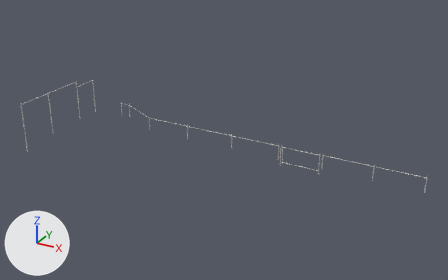
An edit to the FBX model Steel Heel Jam/Assets/Art/Meshes/Powerhouse/SM_Metal_01.fbx, drawn before and after from the same camera.
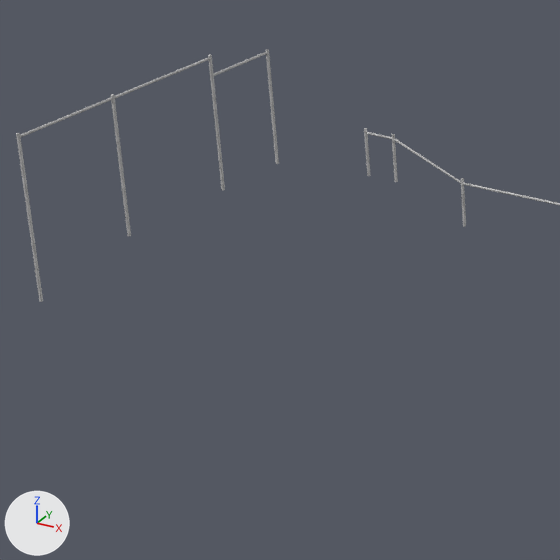
Each version is shown whole from a 50 mm camera at (60.1, -111.4, 66.8) aimed at (1.8, -5.4, 13.8), then close up on the part from 4% to 40% of the width and 23% to 81% of the height. Lighting does not change. The marker at lower left points along +X, +Y and +Z. Vertices at the same position are counted once.

The older version as bpy lines, for what is in view:
```python
me_plane_009 = bpy.data.meshes.new('Plane.009')
me_plane_009.from_pydata(...)  # 304 vertices, 240 faces; spans x -41.4..40.9, y -20.2..14.4, z 0.5..19.1
me_plane_009.materials.append(mat_m_metal_01)  # picture img_t_road_01_d_png
ob_sm_metal_01 = bpy.data.objects.new('SM_Metal_01', me_plane_009)
ob_sm_metal_01.location = (0.0, 0.0, 0.0)
```
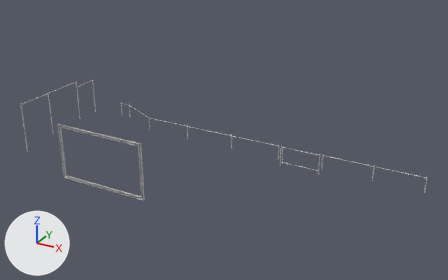
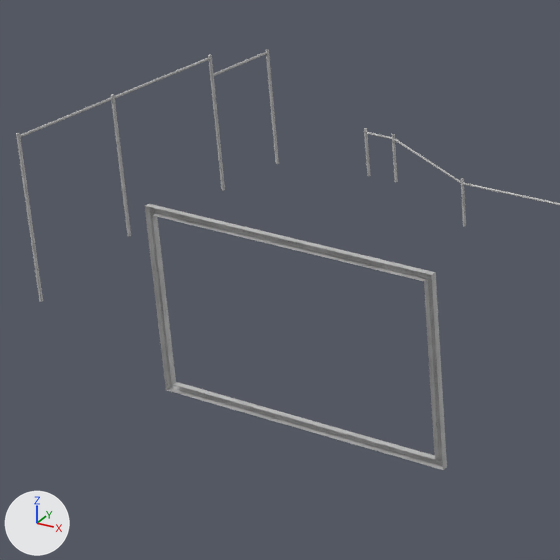
Location of each change, (x1, y1, x2, y2) in pixels of the close-ups (560 x 560 px):
'SM_Metal_01', reshaped
    before: (16, 49, 560, 302)
    after: (16, 49, 560, 470)
part 1 of me_plane_009, added
    after: (145, 204, 447, 470)

Diff of the bpy script that builds the scene:
```diff
--- a/Steel Heel Jam/Assets/Art/Meshes/Powerhouse/SM_Metal_01.fbx.py
+++ b/Steel Heel Jam/Assets/Art/Meshes/Powerhouse/SM_Metal_01.fbx.py
@@ me_plane_009 @@
 # used by ob_sm_metal_01; location = (0.0, 0.0, 0.0)
-me_plane_009.from_pydata(...)  # 304 vertices, 240 faces; spans x -41.4..40.9, y -20.2..14.4, z 0.5..19.1
+me_plane_009.from_pydata(...)  # 324 vertices, 256 faces; spans x -41.4..40.9, y -30.1..14.4, z 0.5..21.7
+# me_plane_009 part 1: a new loose piece of 20 vertices spanning x -21.1..-1.7, y -30.1..-29.6, z 10.3..21.7, in mat_m_metal_01 (picture img_t_road_01_d_png)
 me_plane_009.materials.append(mat_m_metal_01)
```
